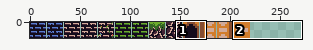
Sprite sheet: PalanoiskaApproach/resources/tiles.png. Above: a wide view before the commit, with the close-up outlined.
Close-up. Before the commit:
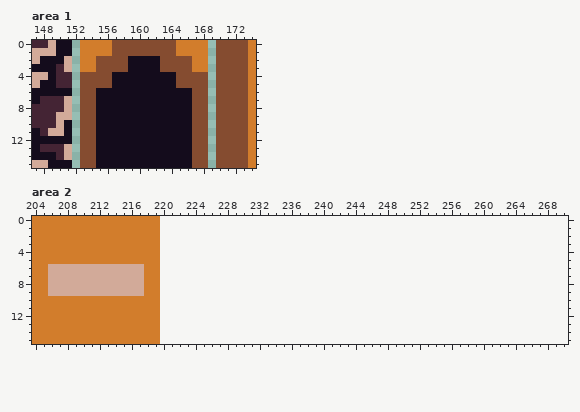
The file is 220x16 pixels. Shown: area 1: x 147..174, y 0..15; area 2: x 204..270, y 0..15. The old version is drawn lined up with the new one, on the new canvas.
Now the later version:
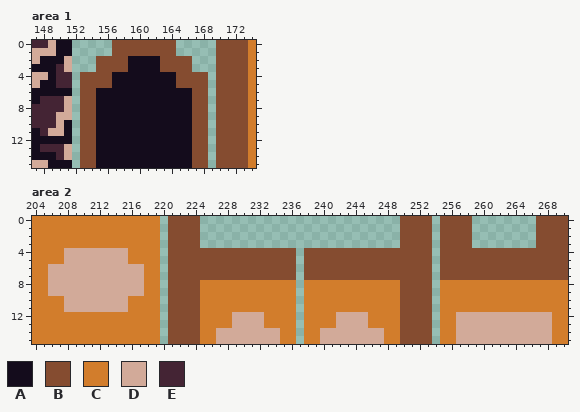
Palette (. is transparent): A #140c1c  B #854c30  C #d27d2c  D #d2aa99  E #442434
Changes in this commit:
canvas 220x16 -> 271x16
Area 1:
y 0..1: x 153..156 CCCC -> ....; x 165..168 CCCC -> ....
y 2..3: x 153..154 CC -> ..; x 167..168 CC -> ..
Area 2:
y 0..3: x 221..224 .... -> BBBB; x 250..253 .... -> BBBB; x 255..258 .... -> BBBB; x 267..270 .... -> BBBB
y 4..5: x 208..215 CCCCCCCC -> DDDDDDDD; x 221..236 ................ -> BBBBBBBBBBBBBBBB; x 238..253 ................ -> BBBBBBBBBBBBBBBB; x 255..270 ................ -> BBBBBBBBBBBBBBBB
y 6..7: x 221..236 ................ -> BBBBBBBBBBBBBBBB; x 238..253 ................ -> BBBBBBBBBBBBBBBB; x 255..270 ................ -> BBBBBBBBBBBBBBBB
y 8..9: x 221..236 ................ -> BBBBCCCCCCCCCCCC; x 238..253 ................ -> CCCCCCCCCCCCBBBB; x 255..270 ................ -> CCCCCCCCCCCCCCCC
y 10..11: x 208..215 CCCCCCCC -> DDDDDDDD; x 221..236 ................ -> BBBBCCCCCCCCCCCC; x 238..253 ................ -> CCCCCCCCCCCCBBBB; x 255..270 ................ -> CCCCCCCCCCCCCCCC
y 12..13: x 221..236 ................ -> BBBBCCCCDDDDCCCC; x 238..253 ................ -> CCCCDDDDCCCCBBBB; x 255..270 ................ -> CCDDDDDDDDDDDDCC
y 14..15: x 221..236 ................ -> BBBBCCDDDDDDDDCC; x 238..253 ................ -> CCDDDDDDDDCCBBBB; x 255..270 ................ -> CCDDDDDDDDDDDDCC
